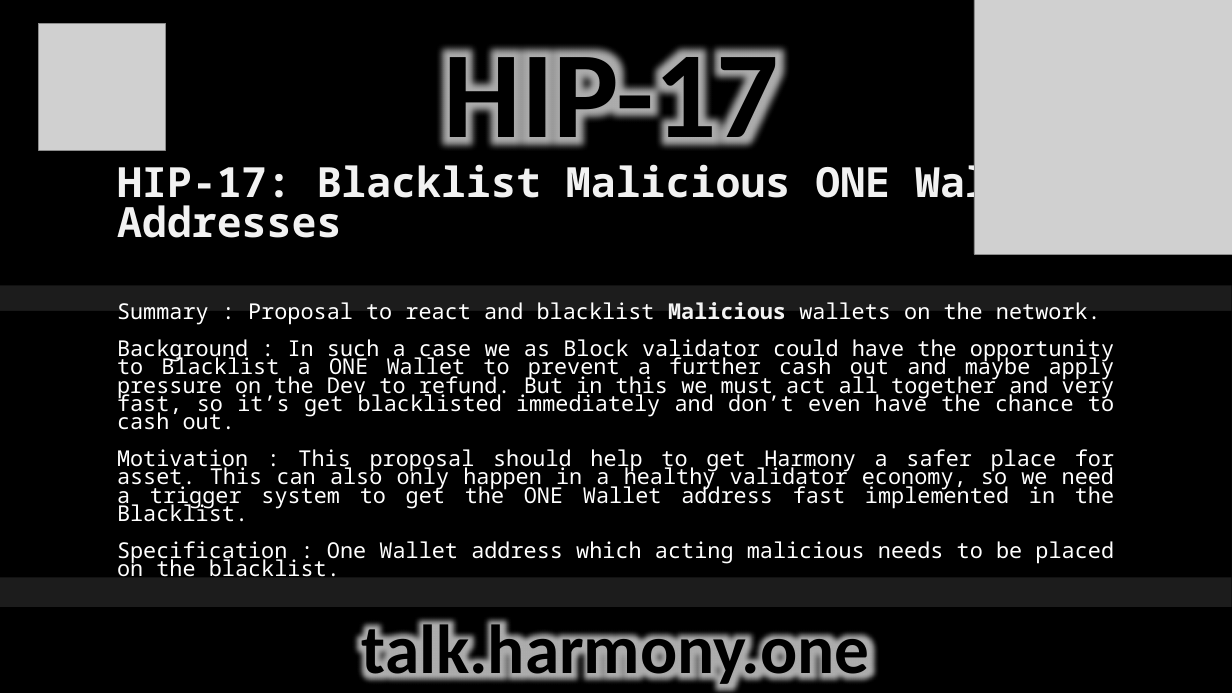
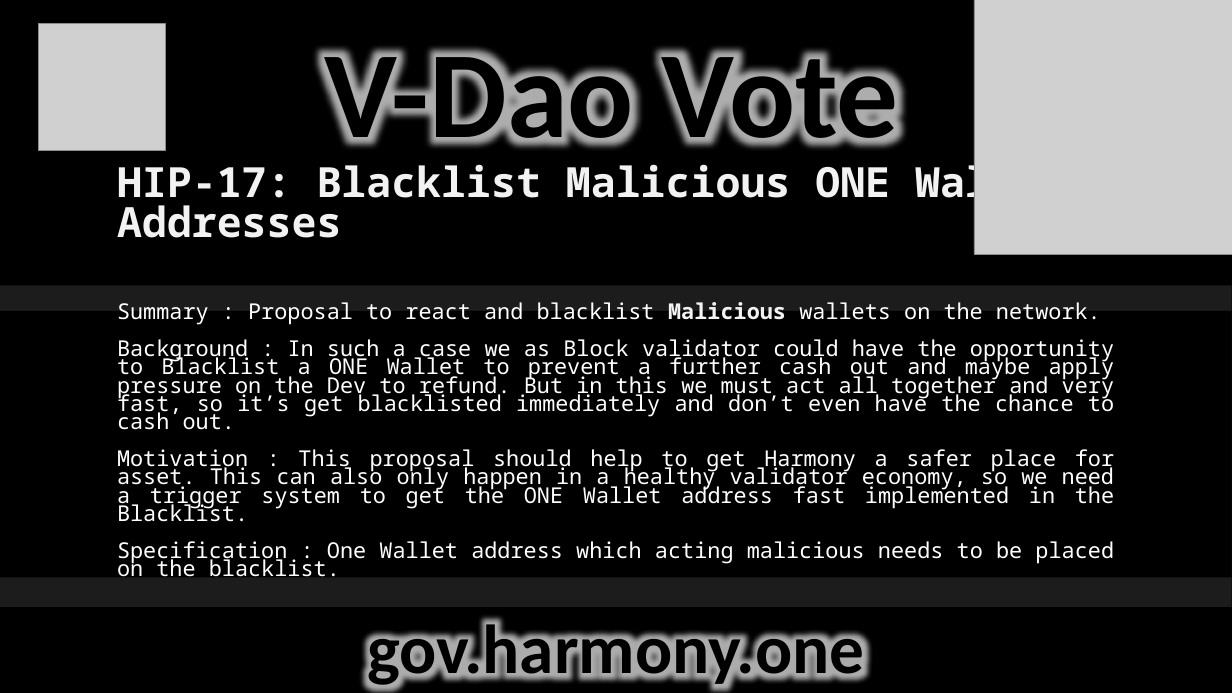
Before and after one commit to harmony-one-vdao/dao_twitter, a slide deck: slide 1 of tweet_data/media/HIP/HIP17.pptx. Drawn at 1232x693 pixels with LibreOffice and Linux fonts; fonts in the diff are those of the drawing; grey boxes stand for pictures; background and template pictures are left out. Boxes give left, top, right and bottom in pixels: in the first picture for what was removed or moved away, otherwise in the second. Text is boxed around its words. In the diff, an @@ line names an element or a change of style, - is before the commit and + after.

Commit message:
[UPD] multiple images for 1 tweet support, HIP16/17 -> Vote

```diff
--- a/tweet_data/media/HIP/HIP17.pptx
+++ b/tweet_data/media/HIP/HIP17.pptx
@@ text at [324,48,899,165]: text changed @@
-HIP-17
+V-Dao Vote
@@ text at [367,618,864,691]: text changed @@
-talk.harmony.one
+gov.harmony.one
```
Also in this commit, not shown: 14 other files.
